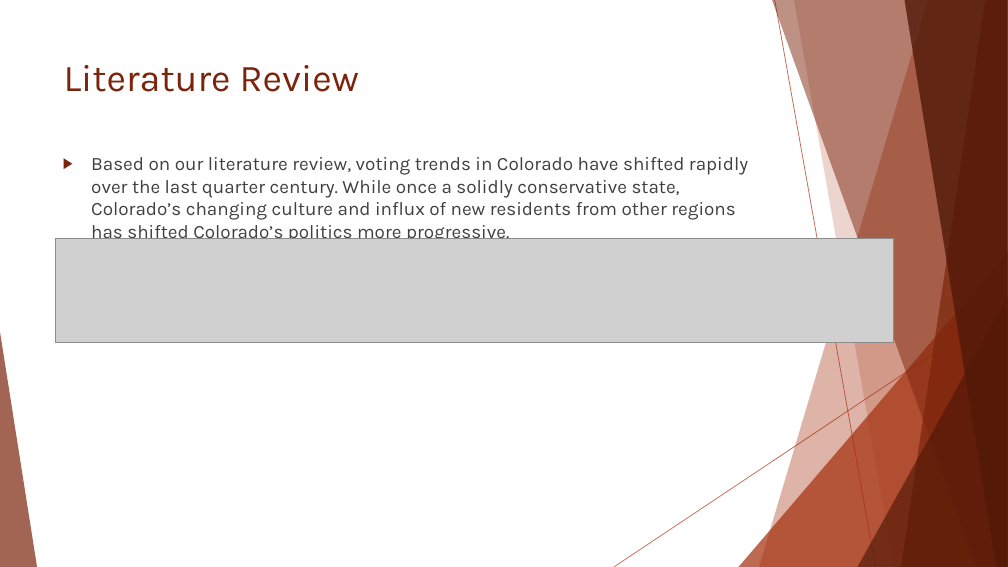
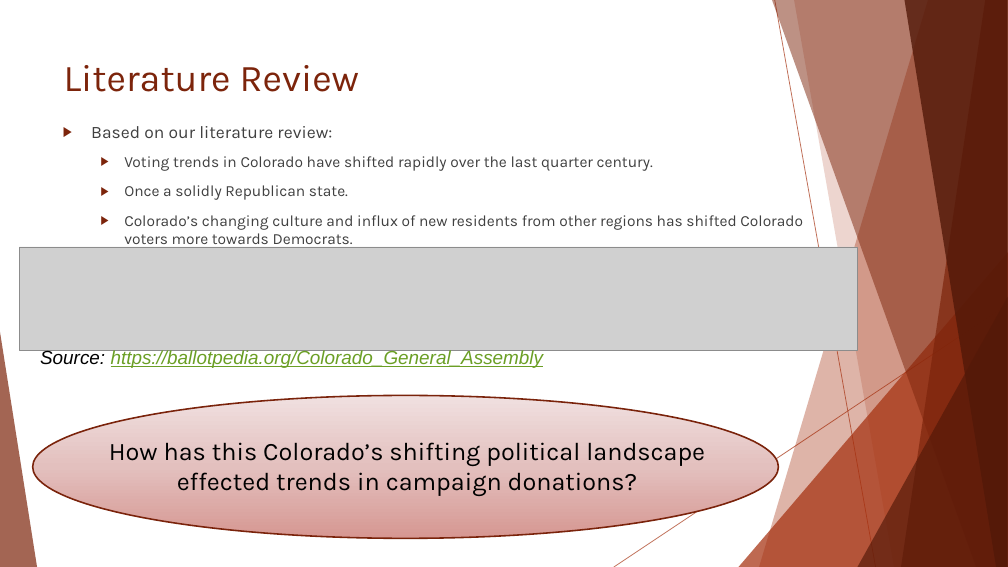
Before and after one commit to dslachar/analysis_of_crp_data, a slide deck: slide 3 of project_presention.pptx (slide 4 before the commit). Drawn at 1008x567 pixels with LibreOffice and Linux fonts; fonts in the diff are those of the drawing; grey boxes stand for pictures. Boxes give left, top, right and bottom in pixels: in the first picture for what was removed or moved away, otherwise in the second. Text is boxed around its words. In the diff, an @@ line names an element or a change of style, - is before the commit and + after.

```diff
--- a/project_presention.pptx
+++ b/project_presention.pptx
@@ text at box(91, 126, 803, 249): text changed; size 18 to 14.8 pt @@
-▶ Based on our literature review, voting trends in Colorado have shifted rapidly over the last quarter century. While once a solidly conservative state, Colorado’s changing culture and influx of new residents from other regions has shifted Colorado’s politics more progressive.
+▶ Based on our literature review:
+  ▶ Voting trends in Colorado have shifted rapidly over the last quarter century.
+  ▶ Once a solidly Republican state.
+  ▶ Colorado’s changing culture and influx of new residents from other regions has shifted Colorado voters more towards Democrats.
@@ picture: place and size @@
-picture at box(55, 239, 893, 343)
+picture at box(19, 247, 857, 351)
@@ text added at box(40, 349, 544, 368), 18 pt, text #6B9F25, italic, underline @@
+Source: https://ballotpedia.org/Colorado_General_Assembly
@@ ellipse added at box(33, 395, 778, 538), fill gradient #D69793 to #E4C1BF to #F1E1E0, outline #7A240B 1.5 pt @@
@@ text added at box(109, 442, 705, 496), 24 pt, text #000000 @@
+How has this Colorado’s shifting political landscape effected trends in campaign donations?
```
Also in this commit, not shown: 6 other slides changed, 3 slides added, 2 slides removed.
